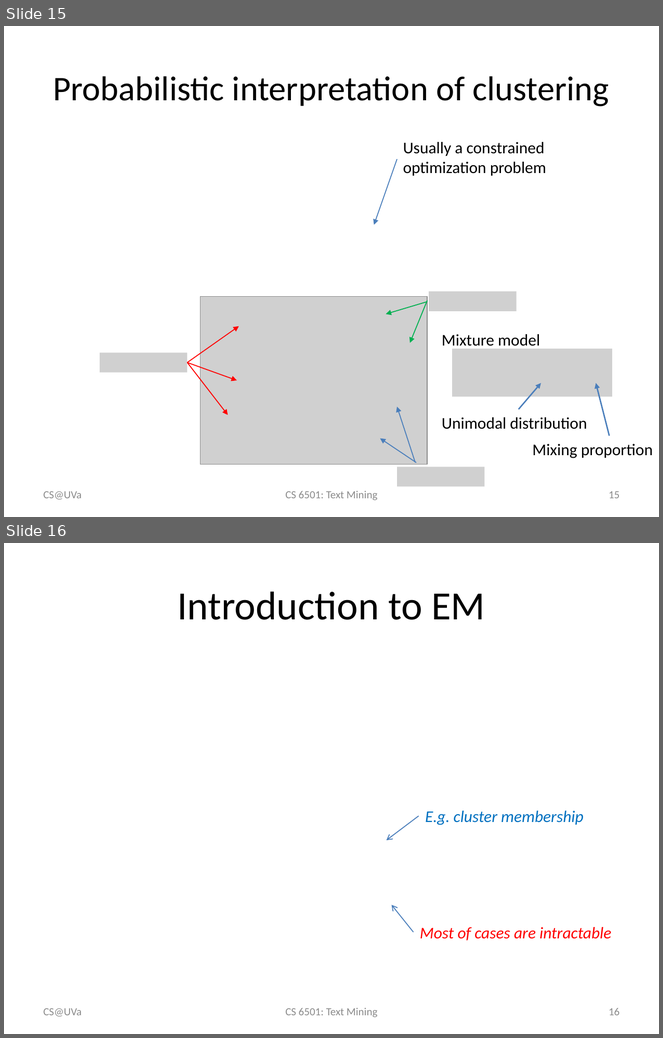
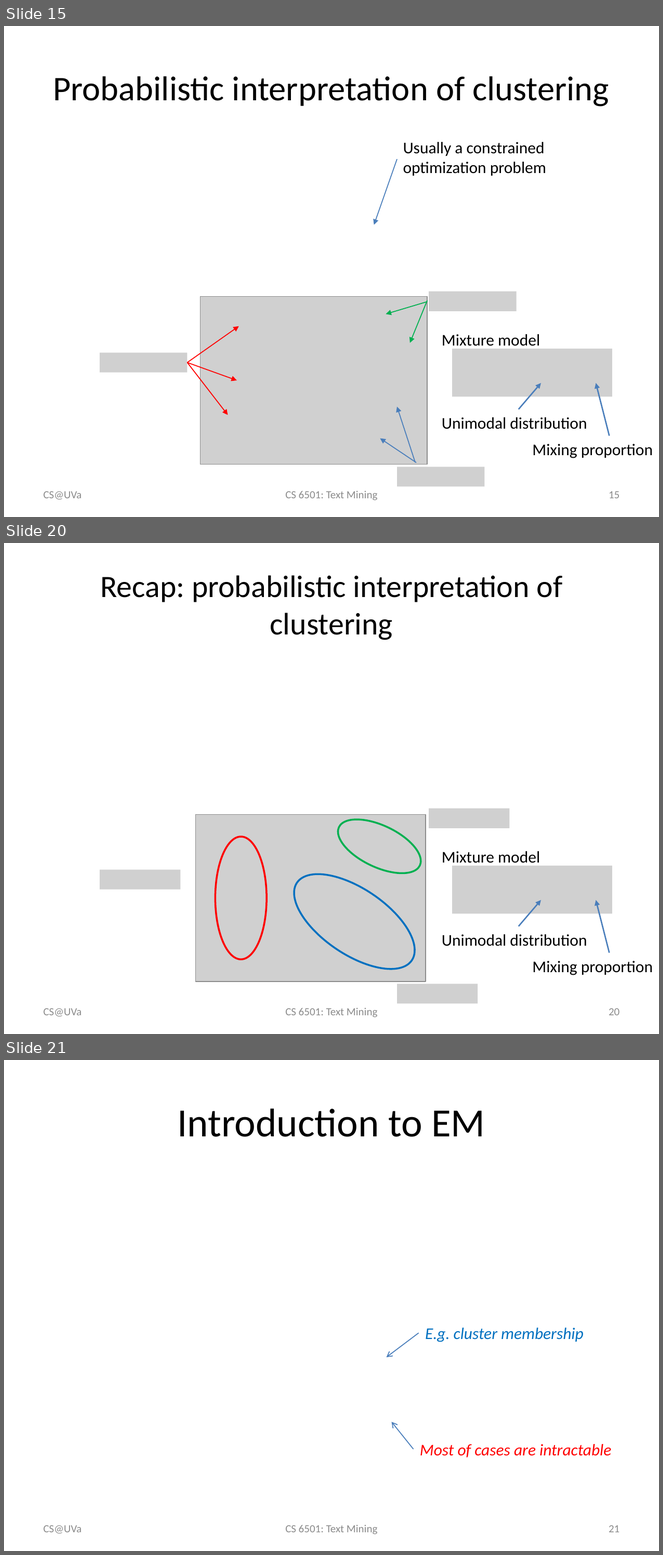
Before and after one commit to wang296/CS6501-Text-Mining, a slide deck: docs/k-means.pptx. Shown one above the other, each under a label of ours: slides 15 and 16 before the commit, slides 15, 20 and 21 after it; the slides between them are not shown. The pictures are 663x1038 and 663x1555 pixels, drawn with LibreOffice and Linux fonts; fonts in the diff are those of the drawing; grey boxes stand for pictures. Boxes give left, top, right and bottom in pixels: in the first picture for what was removed or moved away, otherwise in the second. Text is boxed around its words. In the diff, an @@ line names an element or a change of style, - is before the commit and + after.

Commit message:
clustering slides

```diff
--- a/docs/k-means.pptx
+++ b/docs/k-means.pptx
@@ slide 20 added at [4, 543, 659, 1034], background #FFFFFF @@
@@ title added at [100, 575, 562, 640], 34.2 pt, text #000000 @@
+Recap: probabilistic interpretation of clustering
@@ picture added at [195, 814, 425, 982] @@
@@ ellipse added at [330, 809, 429, 885], outline #00B050 2 pt @@
@@ picture added at [429, 808, 510, 828] @@
@@ ellipse added at [216, 836, 267, 960], outline #FF0000 2 pt @@
@@ text added at [442, 851, 540, 866], 18 pt, text #000000 @@
+Mixture model
@@ picture added at [100, 870, 180, 890] @@
@@ ellipse added at [279, 856, 430, 988], outline #0070C0 2 pt @@
@@ picture added at [452, 866, 612, 914] @@
@@ arrow added from (519, 926) to (541, 900), #4B7EBC 1.5 pt @@
@@ arrow added from (609, 953) to (596, 900), #4B7EBC 1.5 pt @@
@@ text added at [442, 935, 587, 947], 18 pt, text #000000 @@
+Unimodal distribution
@@ text added at [532, 961, 653, 976], 18 pt, text #000000 @@
+Mixing proportion
@@ picture added at [397, 984, 478, 1004] @@
@@ text added at [44, 1008, 82, 1017], 12 pt, text #8C8C8C @@
+CS@UVa
@@ text added at [285, 1008, 377, 1018], 12 pt, text #8C8C8C @@
+CS 6501: Text Mining
@@ page number added at [609, 1008, 620, 1016], 12 pt, text #8C8C8C @@
+20
@@ what was slide 16 is now slide 21 @@
@@ page number at [609, 1525, 620, 1533]: text changed @@
-16
+21
```
Also in this commit, not shown: 4 other slides added, 5 other files.
